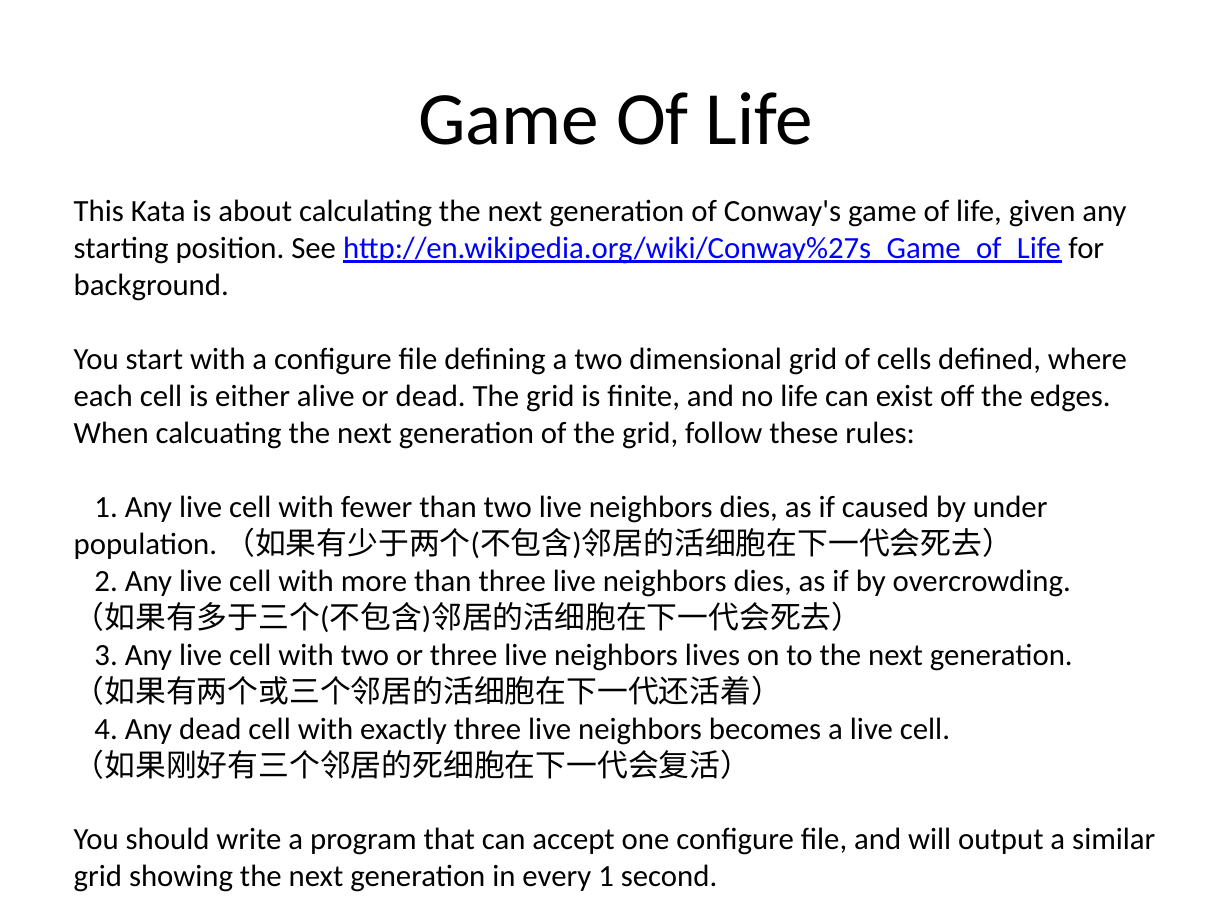
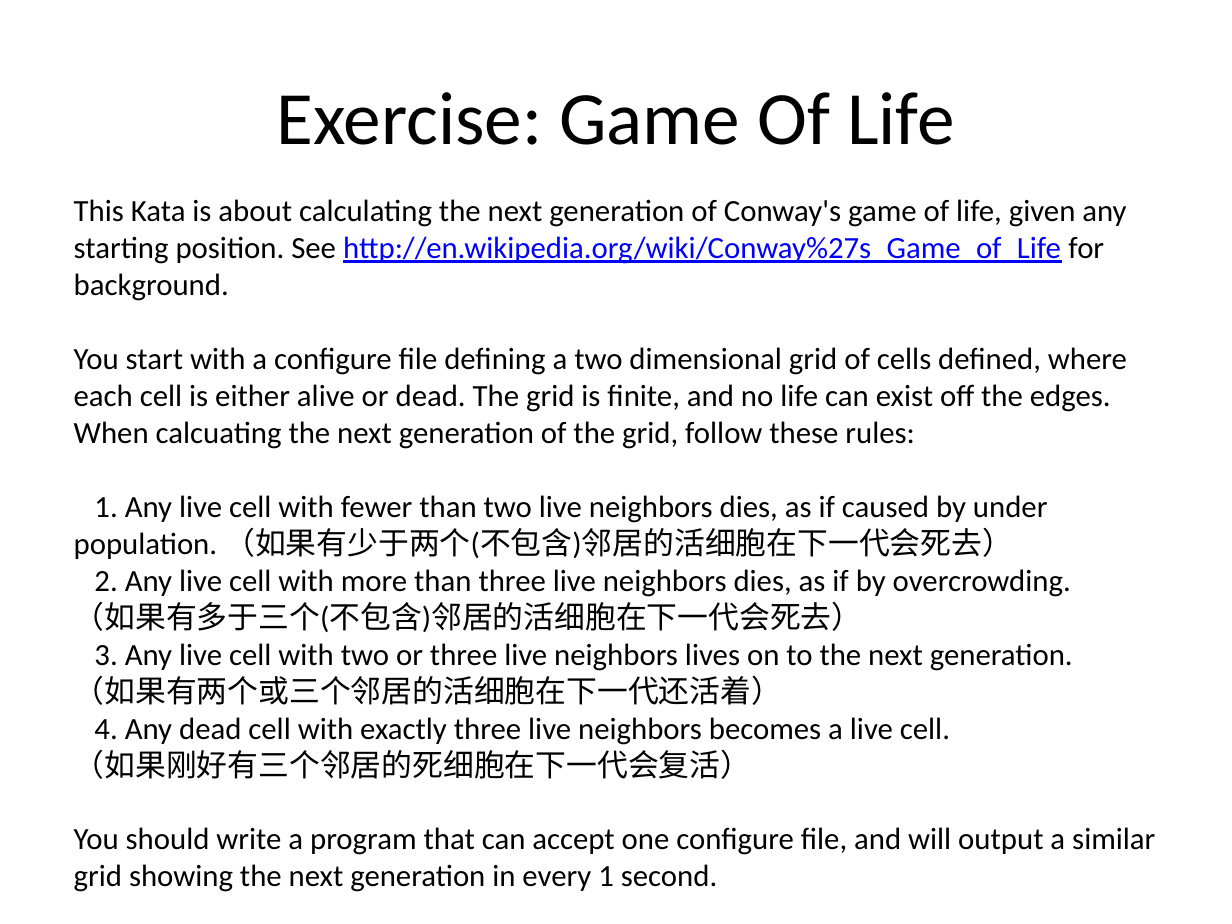
Before and after one commit to feedfood/TDD, a slide deck: slide 3 of Documents/TDD Hands On 3.pptx. Drawn at 1232x924 pixels with LibreOffice and Linux fonts; fonts in the diff are those of the drawing. Boxes give left, top, right and bottom in pixels: in the first picture for what was removed or moved away, otherwise in the second. Text is boxed around its words. In the diff, an @@ line names an element or a change of style, - is before the commit and + after.

```diff
--- a/Documents/TDD Hands On 3.pptx
+++ b/Documents/TDD Hands On 3.pptx
@@ title at (x1=276, y1=92, x2=954, y2=145): text changed @@
-Game Of Life
+Exercise: Game Of Life
```
Also in this commit, not shown: 2 other slides changed, 1 slide added.
